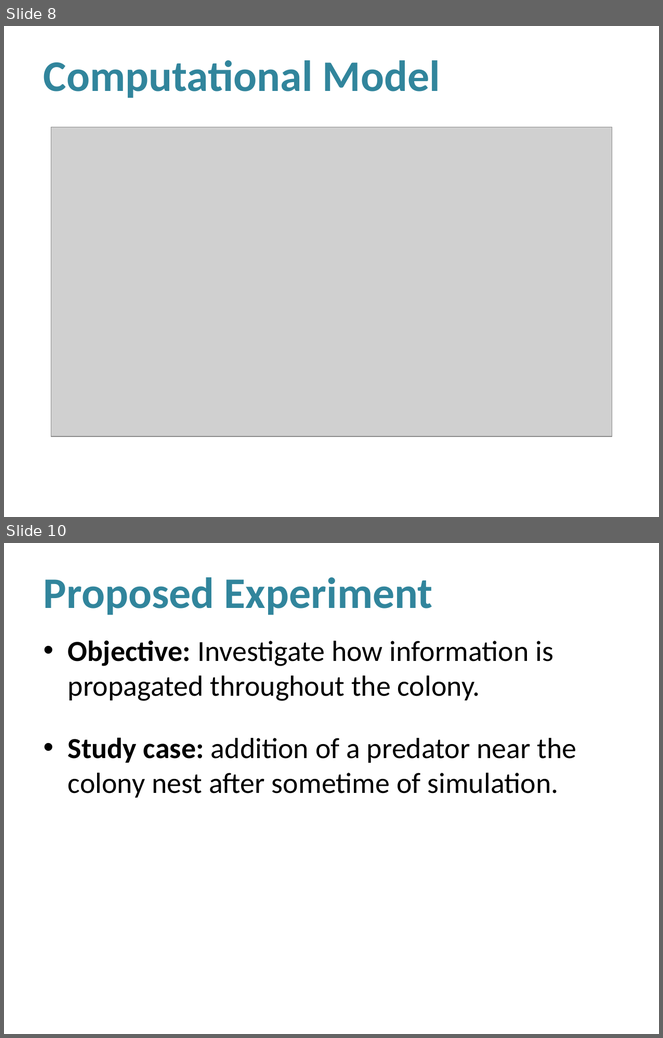
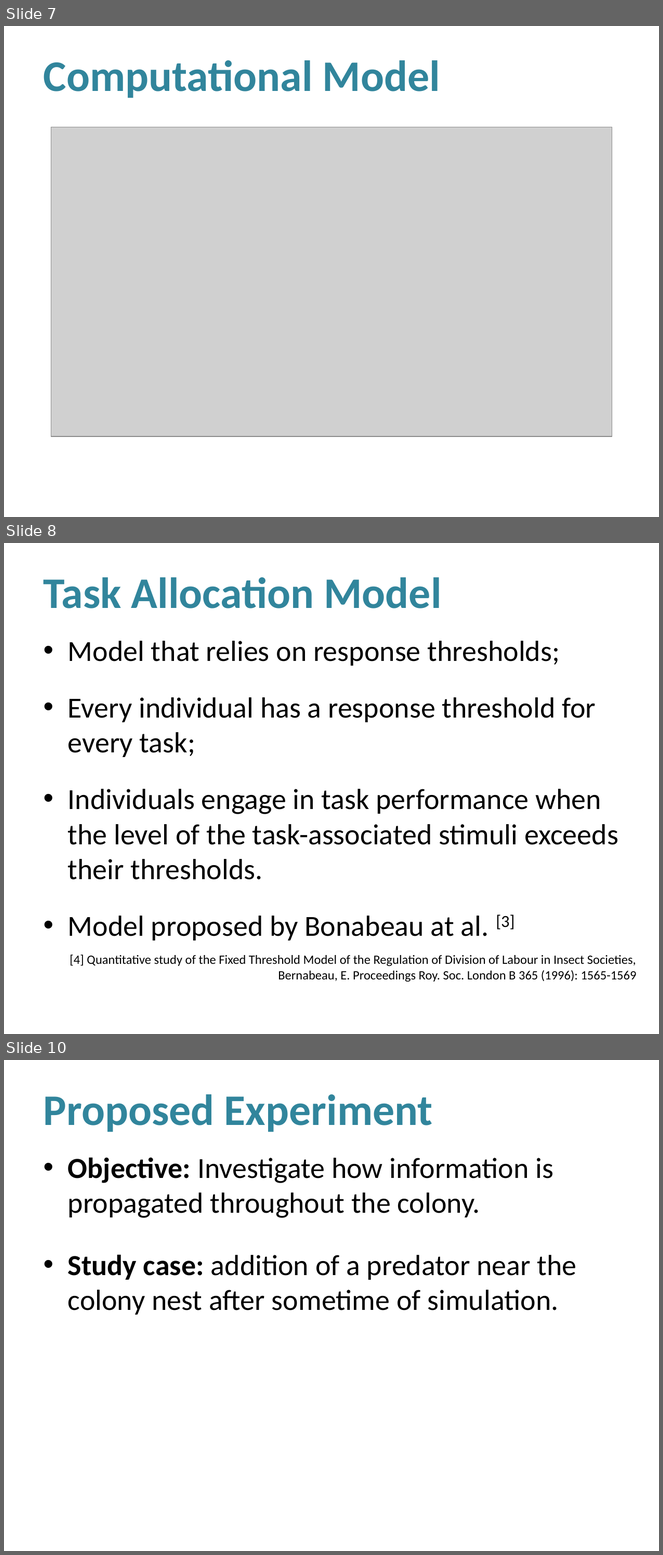
Before and after one commit to luiz-filipe/msc-project, a slide deck: presentation-june/Presentation.pptx. Shown one above the other, each under a label of ours: slides 8 and 10 before the commit, slides 7, 8 and 10 after it; the slides between them are not shown. The pictures are 663x1038 and 663x1555 pixels, drawn with LibreOffice and Linux fonts; fonts in the diff are those of the drawing; grey boxes stand for pictures; background and template pictures are left out. Boxes give left, top, right and bottom in pixels: in the first picture for what was removed or moved away, otherwise in the second. Text is boxed around its words. In the diff, an @@ line names an element or a change of style, - is before the commit and + after.

```diff
--- a/presentation-june/Presentation.pptx
+++ b/presentation-june/Presentation.pptx
@@ slide 8 added at (4, 543, 659, 1034), background picture (left out) @@
@@ title added at (44, 577, 441, 609), 48 pt, text #31859C, bold @@
+Task Allocation Model
@@ text added at (68, 641, 619, 941), 32 pt, text #000000 @@
+• Model that relies on response thresholds;
+• Every individual has a response threshold for every task;
+• Individuals engage in task performance when the level of the task-associated stimuli exceeds their thresholds.
+• Model proposed by Bonabeau at al. [3]
@@ text added at (70, 955, 637, 982), 14 pt, text #000000 @@
+[4] Quantitative study of the Fixed Threshold Model of the Regulation of Division of Labour in Insect Societies, Bernabeau, E. Proceedings Roy. Soc. London B 365 (1996): 1565-1569
@@ what was slide 8 is now slide 7 @@
```
Also in this commit, not shown: 7 slides changed, 1 slide removed, 4 other files.
